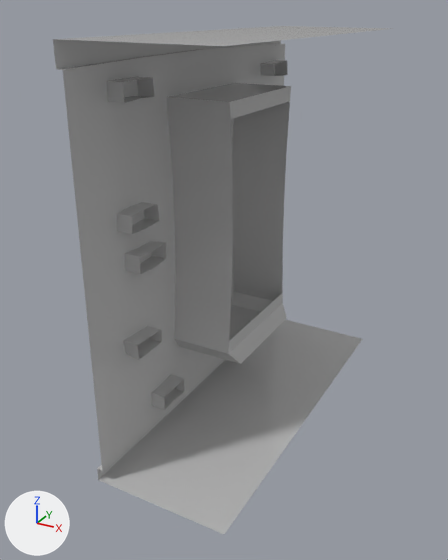
An edit to the FBX model VR_Client_Makina/Assets/Prefabs/TestFaçadeIntegrer/Type 4/O_V_F_Type4_Window1/O_V_F_Type4_Window1.fbx, drawn before and after from the same camera.
The view is the same before and after, from a camera (50 mm lens) standing at (1.98, -4.19, 3.16) and looking at (-0.2, -0.22, 1.18). The lights are fixed; the arrows at lower left show +X, +Y and +Z.

The first picture shows 'O_V_F_Type4_Window1'.
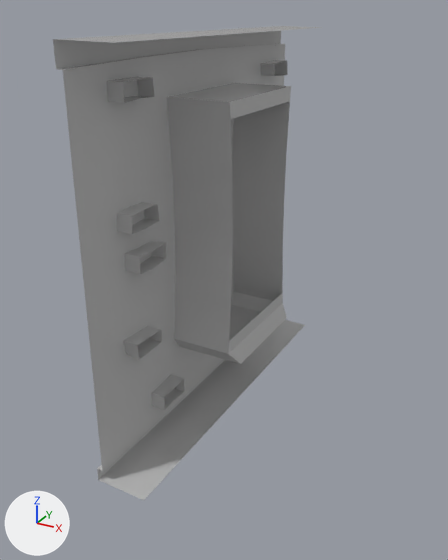
Where the change shows, as pixel boxes [x1, y1, x2, y2] in the pictures (448 x 560 px; the box of a moved part takes in the faces that stretch with it):
'O_V_F_Type4_Window1', reshaped (21% narrower, 7% shorter): before [53, 26, 392, 534]; after [53, 26, 322, 500]
part 1 of me_mesh, moved or reshaped: before [104, 320, 362, 534]; after [104, 320, 305, 500]
part 2 of me_mesh, moved or reshaped: before [61, 26, 392, 46]; after [61, 26, 322, 43]

The change in detail:
me_mesh has 505 vertices, 424 faces and spans x -0.69..0.5, y -1.5..1.5, z 0.0..3.01.
me_mesh is used by ob_o_v_f_type4_window1; location (0.0, 0.0, 0.0).
Before the commit, vertices of me_mesh: 1 (0.5, 1.5, 0.0) at pixel (362, 338), 5 (0.5, 0.0, 0.0) at pixel (309, 414), 6 (0.5, -1.5, 0.0) at pixel (224, 534), 485 (0.5, 0.75, 0.0) at pixel (338, 372), 491 (0.5, -0.75, 0.0) at pixel (272, 466).
Before the commit, vertices of me_mesh: 3 (0.5, 1.5, 3.0), 9 (0.5, -1.5, 3.0) at pixel (224, 46), 11 (0.5, 0.0, 3.0) at pixel (334, 34), 488 (0.5, 0.75, 3.0), 492 (0.5, -0.75, 3.0) at pixel (288, 39).
Part 1, on me_mesh:
Vertices 1, 5, 6, 485, 491 of me_mesh move by (-0.64, 0.0, 0.0).
Part 2, on me_mesh:
Vertices 3, 9, 11, 488, 492 of me_mesh move by (-0.64, 0.0, 0.0).
